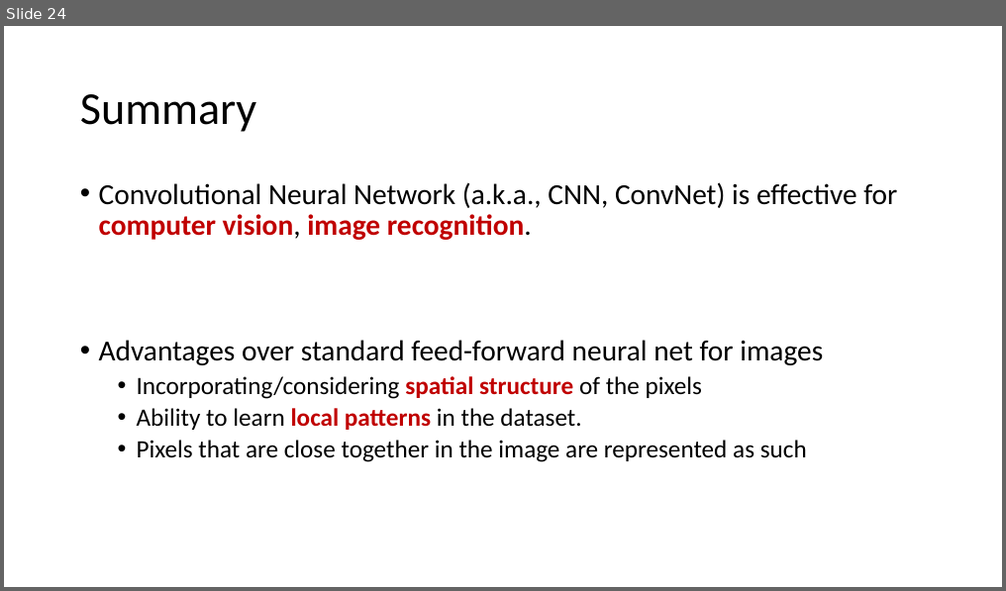
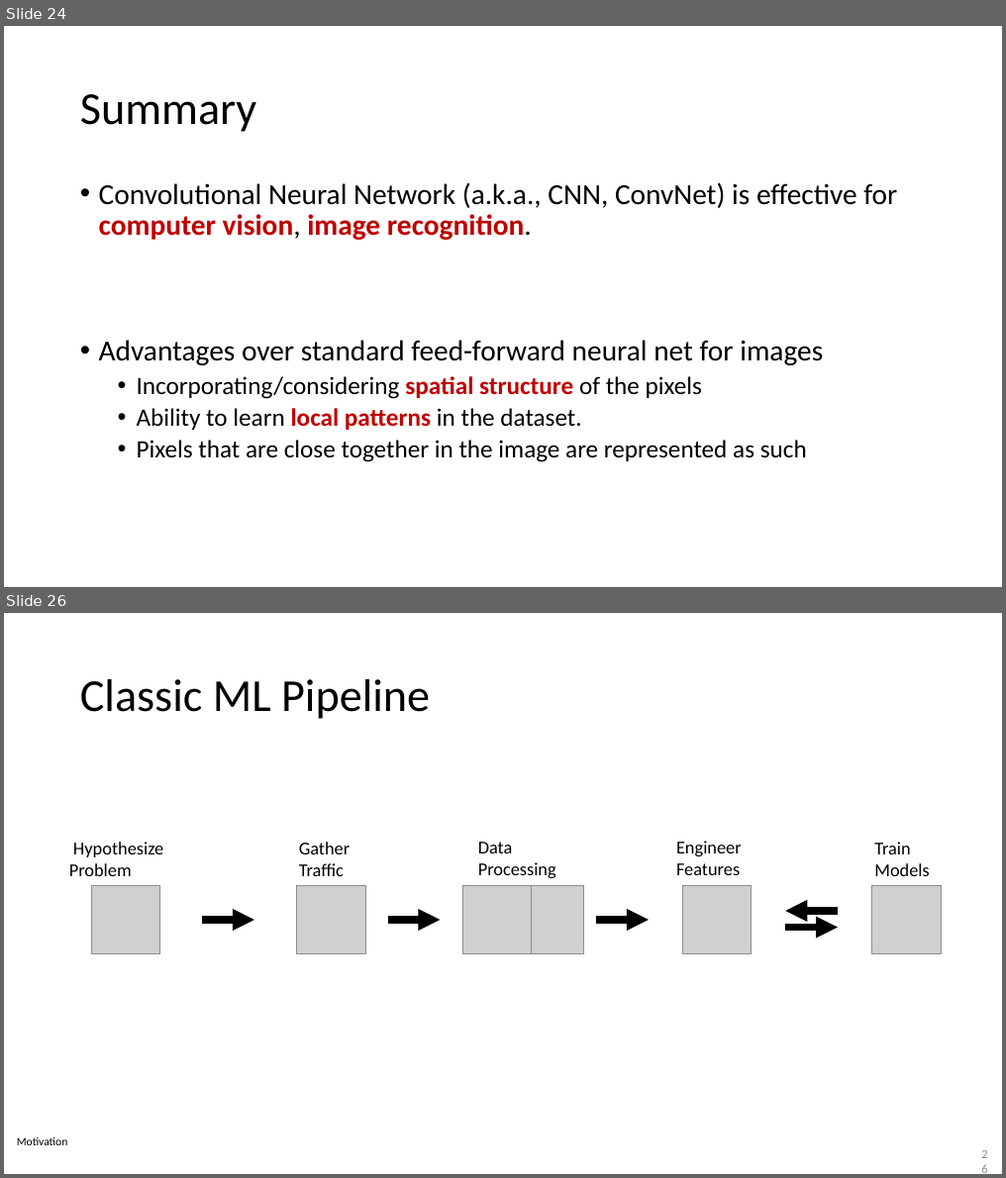
Before and after one commit to noise-lab/ml-systems, a slide deck: docs/slides/13-Deep-Learning.pptx. Shown one above the other, each under a label of ours: slide 24 before the commit, slides 24 and 26 after it; the slides between them are not shown. The pictures are 1006x591 and 1006x1178 pixels, drawn with LibreOffice and Linux fonts; fonts in the diff are those of the drawing; grey boxes stand for pictures. Boxes give left, top, right and bottom in pixels: in the first picture for what was removed or moved away, otherwise in the second. Text is boxed around its words. In the diff, an @@ line names an element or a change of style, - is before the commit and + after.

```diff
--- a/docs/slides/13-Deep-Learning.pptx
+++ b/docs/slides/13-Deep-Learning.pptx
@@ slide 26 added at (4,613,1002,1174), background #FFFFFF @@
@@ title added at (80,679,430,719), 44 pt, text #000000 @@
+Classic ML Pipeline
@@ text added at (69,842,163,876), 17.5 pt, text #000000 @@
+Hypothesize
+Problem
@@ text added at (299,842,350,876), 17.5 pt, text #000000 @@
+Gather
+Traffic
@@ text added at (478,842,556,878), 17.5 pt, text #000000 @@
+Data
+Processing
@@ text added at (676,841,742,875), 17.5 pt, text #000000 @@
+Engineer
+Features
@@ text added at (874,842,930,876), 17.5 pt, text #000000 @@
+Train
+Models
@@ picture added at (91,885,159,955) @@
@@ picture added at (297,885,365,955) @@
@@ picture added at (462,885,531,955) @@
@@ picture added at (515,885,583,955) @@
@@ picture added at (683,885,751,955) @@
@@ picture added at (871,885,941,955) @@
@@ arrow added from (202, 920) to (254, 920), #000000 7 pt @@
@@ arrow added from (388, 920) to (441, 920), #000000 7 pt @@
@@ arrow added from (596, 920) to (648, 920), #000000 7 pt @@
@@ arrow added from (785, 928) to (838, 928), #000000 7 pt @@
@@ arrow added from (838, 911) to (785, 911), #000000 7 pt @@
@@ text added at (17,1138,68,1146), 11 pt, text #000000 @@
+Motivation
@@ page number added at (978,1152,990,1171), 12 pt, text #8C8C8C @@
+26
```
Also in this commit, not shown: 16 other slides added, 4 other files.
